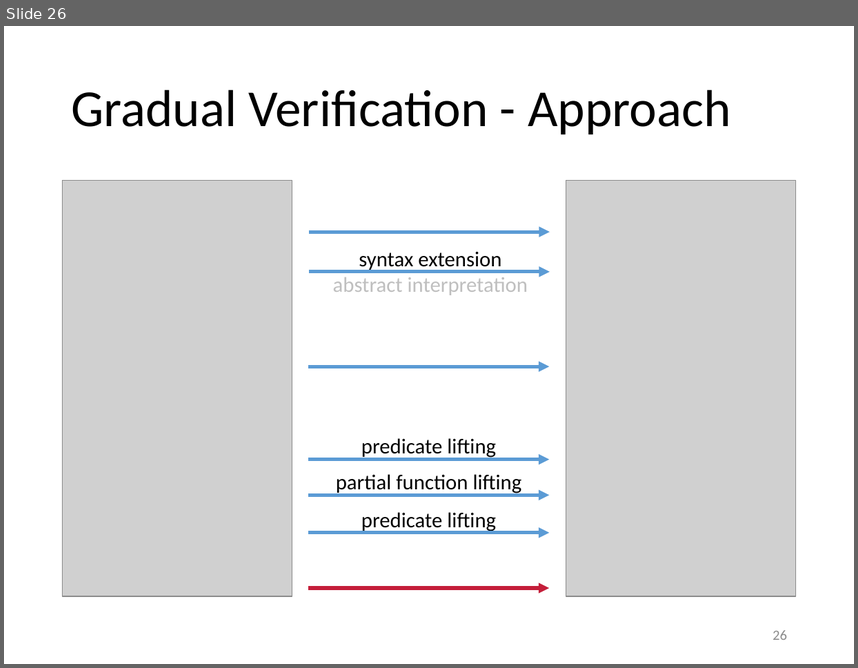
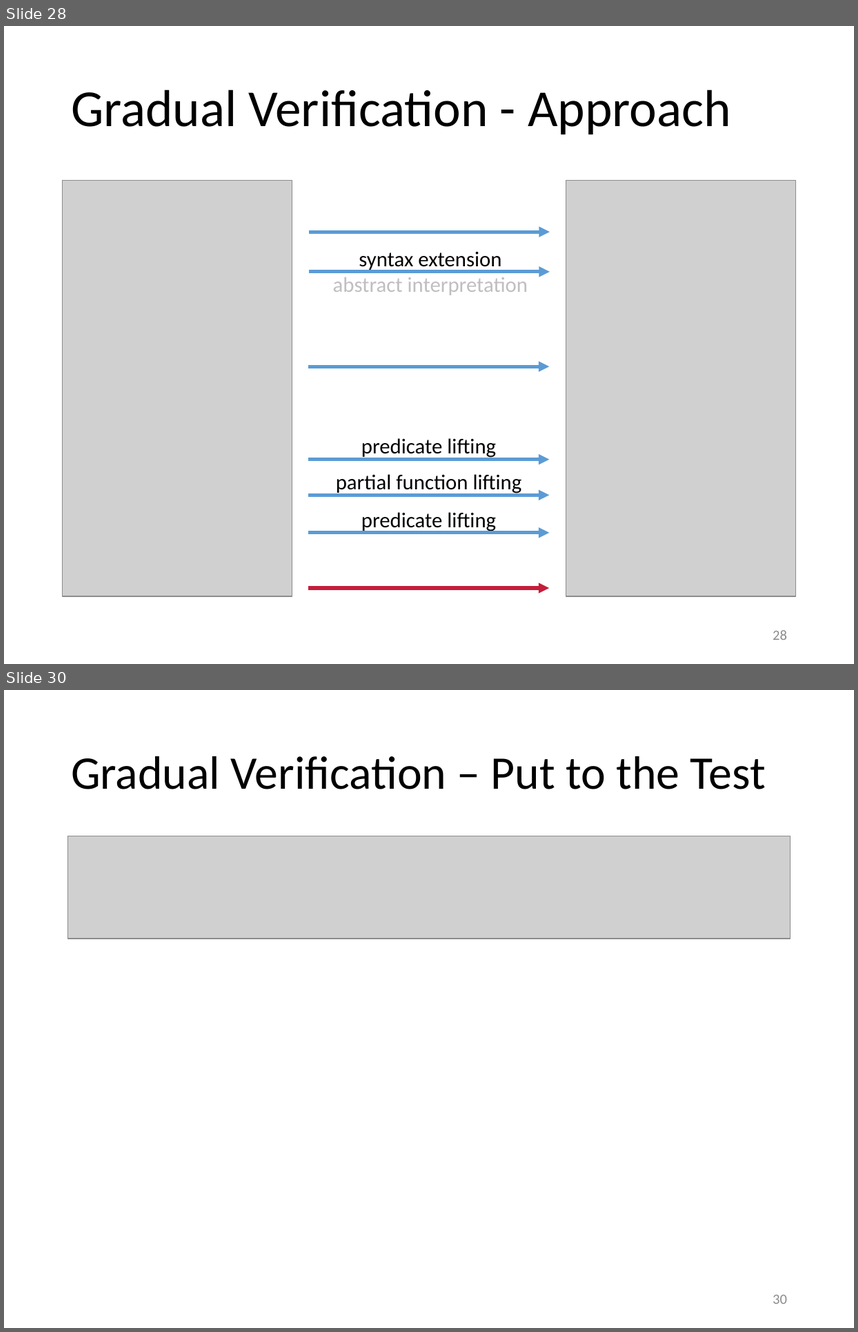
Before and after one commit to olydis/GradVerThesis, a slide deck: presentation/PLunch.pptm. Shown one above the other, each under a label of ours: slide 26 before the commit, slides 28 and 30 after it; the slides between them are not shown. The pictures are 858x668 and 858x1332 pixels, drawn with LibreOffice and Linux fonts; fonts in the diff are those of the drawing; grey boxes stand for pictures. Boxes give left, top, right and bottom in pixels: in the first picture for what was removed or moved away, otherwise in the second. Text is boxed around its words. In the diff, an @@ line names an element or a change of style, - is before the commit and + after.

```diff
--- a/presentation/PLunch.pptm
+++ b/presentation/PLunch.pptm
@@ slide 30 added at (4, 690, 854, 1328), background #FFFFFF @@
@@ title added at (71, 756, 766, 789), 39.6 pt, text #000000 @@
+Gradual Verification – Put to the Test
@@ picture added at (67, 836, 791, 938) @@
@@ page number added at (773, 1294, 787, 1303), 12 pt, text #8C8C8C @@
+30
@@ what was slide 26 is now slide 28 @@
@@ page number at (773, 630, 787, 639): text changed @@
-26
+28
```
Also in this commit, not shown: 2 slides changed, 2 other slides added, 1 slide removed.
